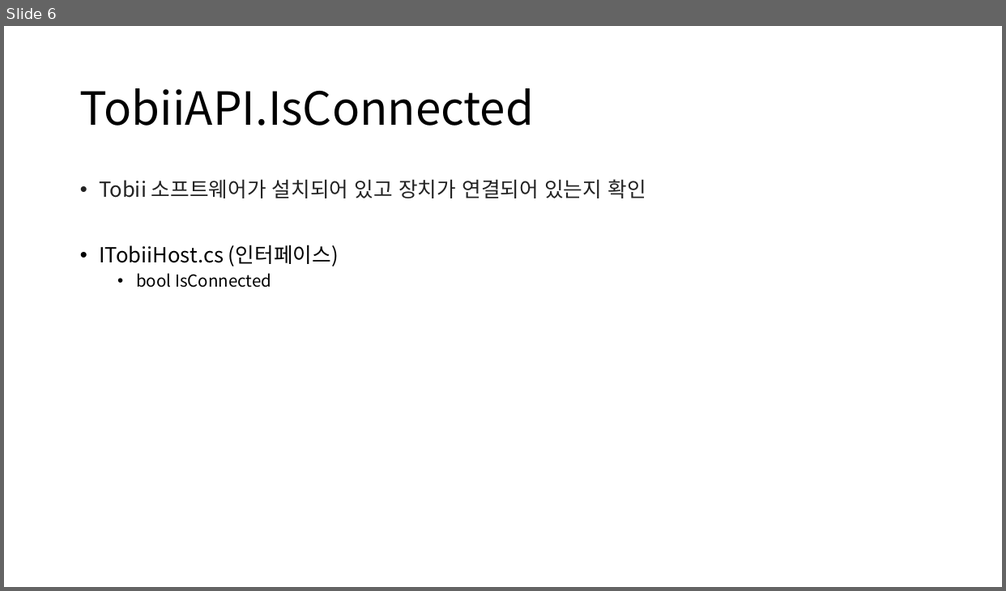
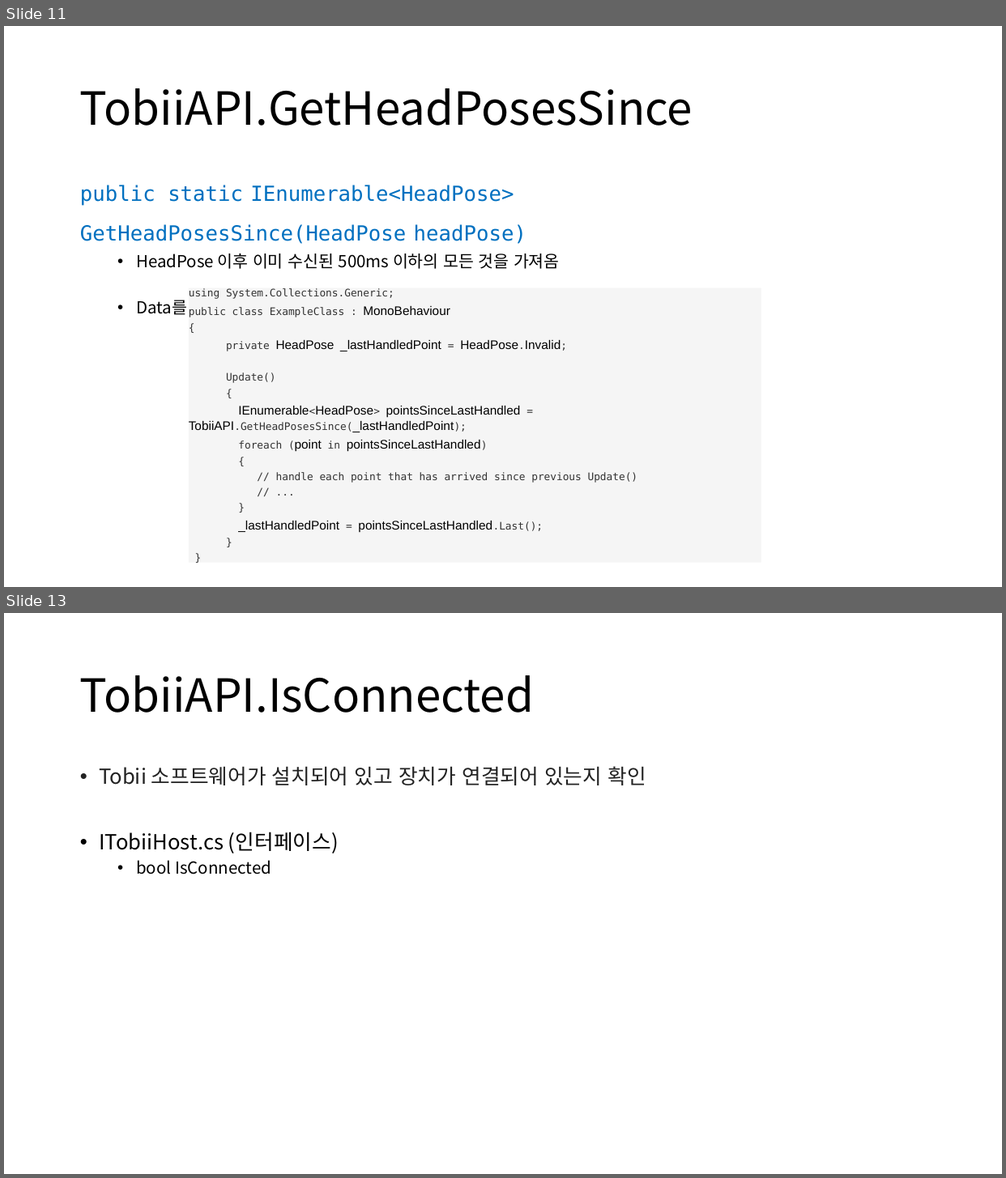
Before and after one commit to JiYoung-Kwon/Tobii_UnitySDK, a slide deck: Docs/TobiiAPI.pptx. Shown one above the other, each under a label of ours: slide 6 before the commit, slides 11 and 13 after it; the slides between them are not shown. The pictures are 1006x591 and 1006x1178 pixels, drawn with LibreOffice and Linux fonts; fonts in the diff are those of the drawing. Boxes give left, top, right and bottom in pixels: in the first picture for what was removed or moved away, otherwise in the second. Text is boxed around its words. In the diff, an @@ line names an element or a change of style, - is before the commit and + after.

Commit message:
Tobii API 분석, 정리 (2)

```diff
--- a/Docs/TobiiAPI.pptx
+++ b/Docs/TobiiAPI.pptx
@@ slide 11 added at (x1=4, y1=26, x2=1002, y2=587), background #FFFFFF @@
@@ title added at (x1=80, y1=88, x2=692, y2=126), 44 pt, text #000000 @@
+TobiiAPI.GetHeadPosesSince
@@ text added at (x1=80, y1=185, x2=560, y2=318), 20 pt, text #0070C0 @@
+public static IEnumerable<HeadPose> GetHeadPosesSince(HeadPose headPose)
+  • HeadPose 이후 이미 수신된 500ms 이하의 모든 것을 가져옴
+  • Data를 직접 필터링하고, 모든 응시점을 계산에 포함하려는 경우에 유용함
@@ rectangle added at (x1=189, y1=288, x2=761, y2=563), fill #F5F5F5, 12 pt, text #000000 @@
+using System.Collections.Generic;
+public class ExampleClass : MonoBehaviour
+{
+private HeadPose _lastHandledPoint = HeadPose.Invalid;
+Update()
+{
+IEnumerable<HeadPose> pointsSinceLastHandled = TobiiAPI.GetHeadPosesSince(_lastHandledPoint);
+foreach (point in pointsSinceLastHandled)
+{
+// handle each point that has arrived since previous Update()
+// ...
+}
+_lastHandledPoint = pointsSinceLastHandled.Last();
+}
+}
@@ what was slide 6 is now slide 13 @@
```
Also in this commit, not shown: 3 slides changed, 7 other slides added.
